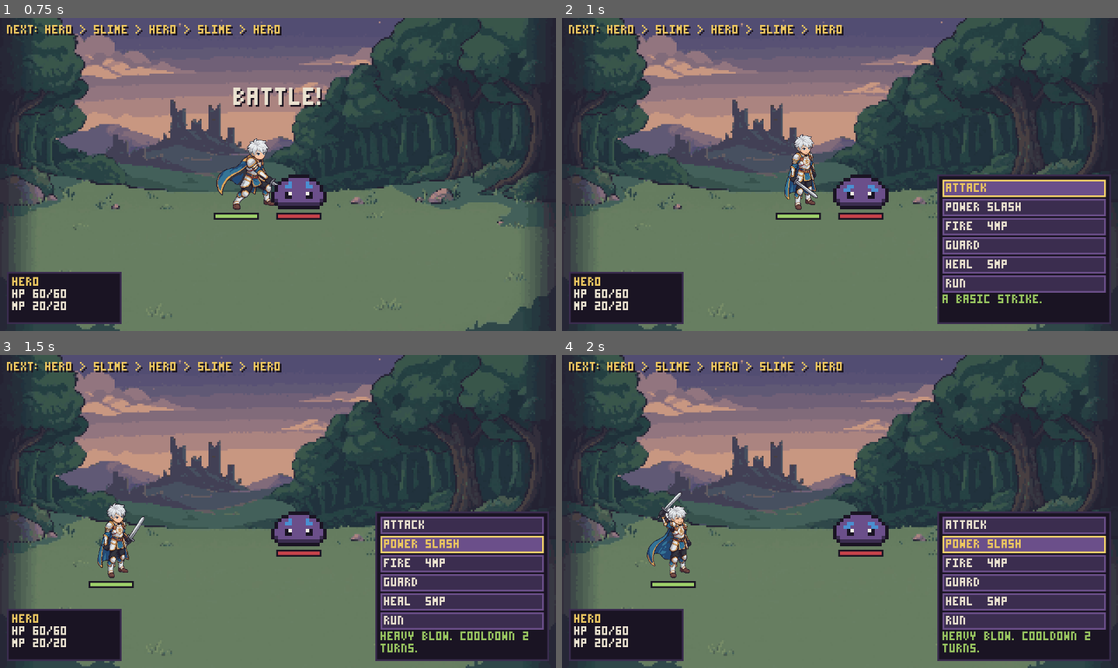
Above: before the commit, frames 1-4 (two rows, left to right).
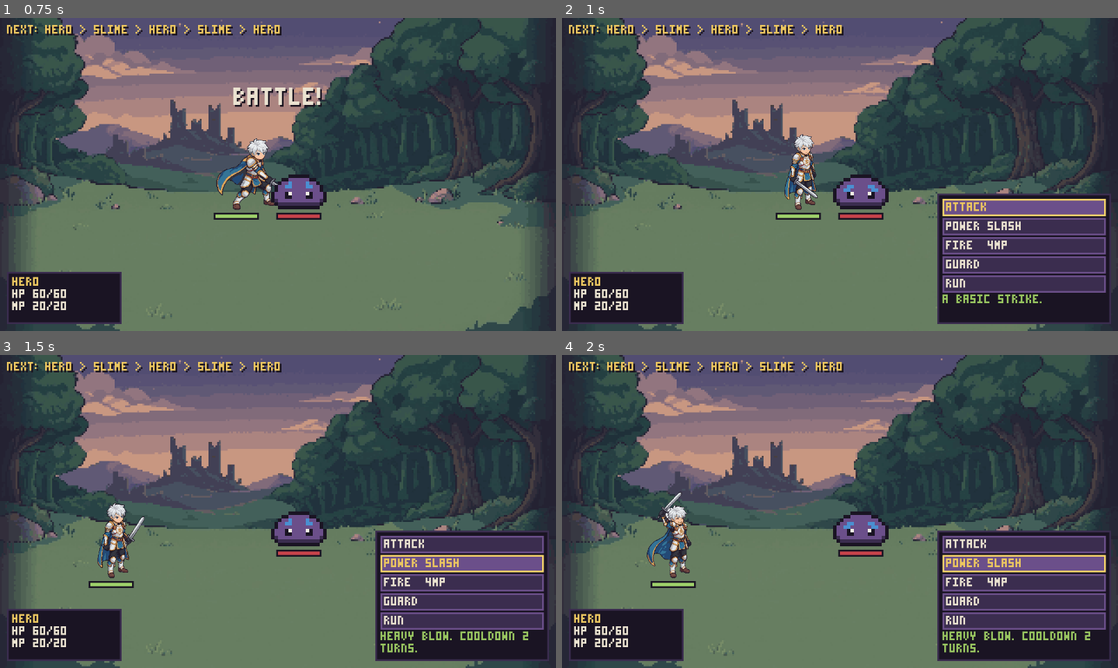
Above: after the commit, the same moments.

Repository: rodcampos21/clanthegame
Game: Godot game, scene res://tests/test_runner.tscn
Two runs of this game, one before a commit and one after it. Both use one fixed random seed, a clock stepped at 60 frames per second and the inputs below. This scene is started directly instead of the project's main scene.
Inputs:
- Up to frame 1 (0.75 s): hold Right (move_right) from 0.53 s (still down); hold Shift (sneak) from 0.53 s (still down)
- Up to frame 2 (1 s): keep holding Right (move_right); keep holding Shift (sneak)
- Up to frame 3 (1.5 s): release Right (move_right) at 1.28 s; release Shift (sneak) at 1.28 s; hold Down (move_down) from 1.28 s (still down); tap Z (strike) at 1.35 s
- Up to frame 4 (2 s): keep holding Down (move_down)

Frame 1 is identical in both runs. In frame 2, 4.1% of the frame differs, in the area x 67-99%, y 50-80%; in frame 3, 5.4%; in frame 4, 5.4%.

Commit message:
Knight: remove Heal from his kit
The knight's skills are now Attack, Power Slash, Fire and Guard. heal.tres stays in
data/skills for future healer characters (the auto-play AI just finds no HEAL skill).
Test knight_kit checks the exact kit; putting Heal back fails it. 131 checks pass.

Co-Authored-By: Claude Opus 5.5 <noreply@anthropic.com>
Claude-Session: https://claude.ai/code/session_01SjDGGaM8XdCMsJ9RUxFNa6

Diff:
--- a/data/combatants/hero.tres
+++ b/data/combatants/hero.tres
@@ -6,7 +6,6 @@
 [ext_resource type="Resource" path="res://data/skills/power_slash.tres" id="3"]
 [ext_resource type="Resource" path="res://data/skills/fire.tres" id="4"]
 [ext_resource type="Resource" path="res://data/skills/guard.tres" id="5"]
-[ext_resource type="Resource" path="res://data/skills/heal.tres" id="6"]
 [ext_resource type="Texture2D" path="res://assets/sprites/hero_side.png" id="tex"]
 [ext_resource type="SpriteFrames" path="res://assets/sprites/knight/knight_frames.tres" id="hd"]
 [ext_resource type="Texture2D" path="res://assets/sprites/knight/palette.png" id="hdpal"]
@@ -21,7 +20,7 @@
 mag = 8
 def = 5
 spd = 12
-skills = Array[ExtResource("sd")]([ExtResource("2"), ExtResource("3"), ExtResource("4"), ExtResource("5"), ExtResource("6")])
+skills = Array[ExtResource("sd")]([ExtResource("2"), ExtResource("3"), ExtResource("4"), ExtResource("5")])
 battle_texture = ExtResource("tex")
 battle_hframes = 2
 battle_frames = ExtResource("hd")
--- a/tests/test_runner.gd
+++ b/tests/test_runner.gd
@@ -25,7 +25,7 @@
 	await get_tree().process_frame
 	for t in ["skill_pipeline", "cooldowns", "status_modifiers", "advantage_rules",
 			"opening_player_advantage", "opening_enemy_ambush", "persistence", "guard_lasts",
-			"hd_knight_frames", "hd_battle_view", "battle_background",
+			"hd_knight_frames", "hd_battle_view", "battle_background", "knight_kit",
 			"battle_loop_victory", "overworld_perception", "overworld_back_strike",
 			"overworld_ambush_contact"]:
 		_current = t
@@ -167,6 +167,12 @@
 
 ## Background art on the 320x180 grid, and every color of it is in the palette merged into
 ## the CRT filter (otherwise F2 remaps the scenery to the overworld colors).
+func test_knight_kit() -> void:
+	var hero: CombatantStats = load("res://data/combatants/hero.tres")
+	var ids: Array = hero.skills.map(func(sk: SkillData) -> StringName: return sk.id)
+	check(ids == [&"attack", &"power_slash", &"fire", &"guard"], "knight kit is attack/power slash/fire/guard (%s)" % [ids])
+	check(not hero.skills.any(func(sk: SkillData) -> bool: return sk.kind == SkillData.Kind.HEAL), "knight has no heal skill")
+
 func test_battle_background() -> void:
 	var scene: Node = load("res://scenes/battle/battle.tscn").instantiate()
 	var bg: Image = (scene.get_node("Background") as Sprite2D).texture.get_image()
Binary file changed: docs/screens/battle.png
Not shown, changed: docs/ARCHITECTURE.md
